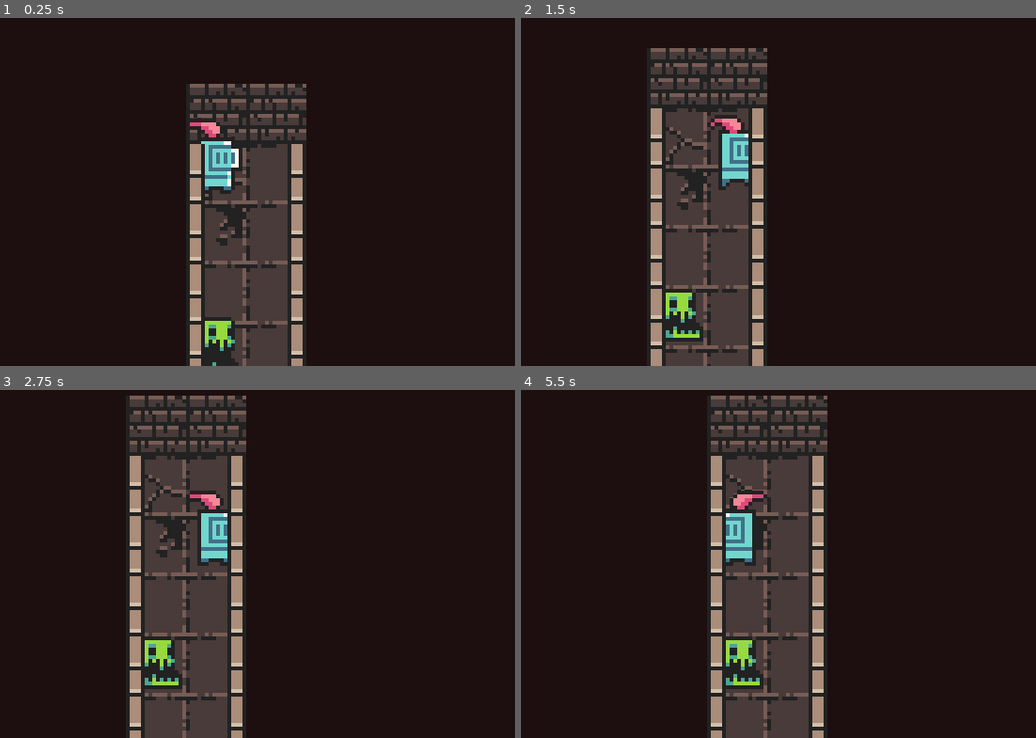
Above: before the commit, frames 1-4 (two rows, left to right).
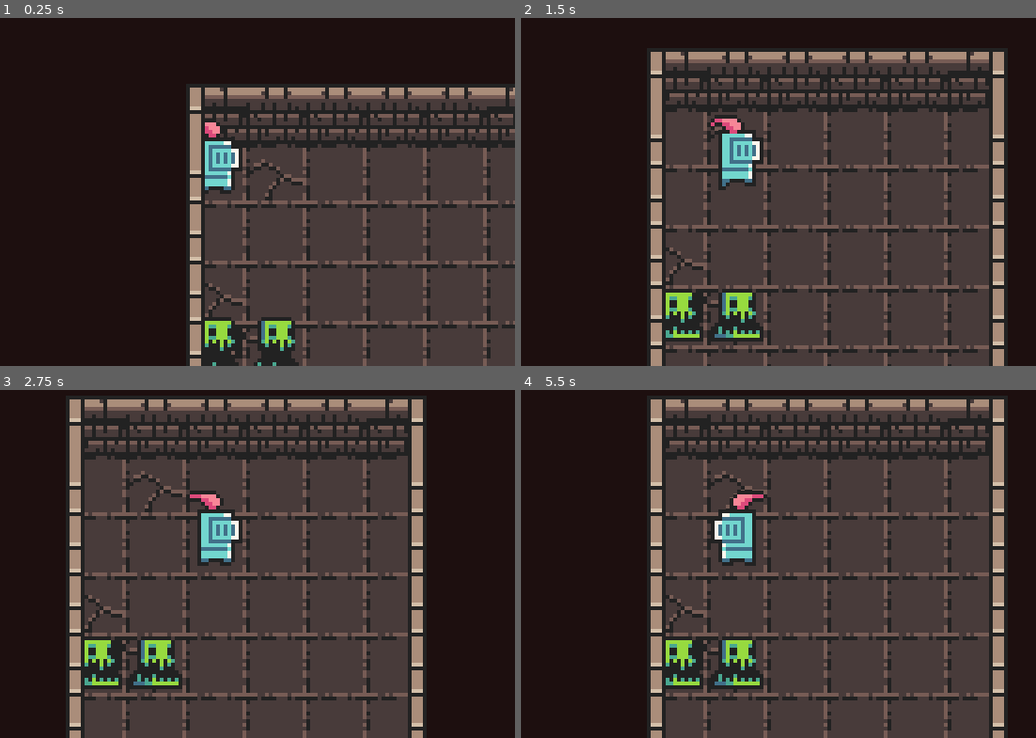
Above: after the commit, the same moments.

Repository: OliJeffery/Seven-Day-Roguelike
Game: Godot game, scene res://World.tscn
Same seed, same stepped clock (60 frames per second), same inputs: the game is played once before the commit and once after it.
Inputs:
- Up to frame 1 (0.25 s): no input
- Up to frame 2 (1.5 s): hold D (ui_right) 0.53-1.28 s; hold S (ui_down) from 1.28 s (still down)
- Up to frame 3 (2.75 s): tap Enter at 2 s; release S (ui_down) at 2.03 s; hold D (ui_right) from 2.03 s (still down)
- Up to frame 4 (5.5 s): release D (ui_right) at 2.78 s; hold W (ui_up) 2.78-3.53 s; hold A (ui_left) 3.53-5.03 s; hold S (ui_down) from 5.03 s (still down)

The runs differ from the first frame. In frame 1, 33% of the frame differs, in the area x 36-100%, y 18-100%; in frame 2, 41%; in frame 3, 43%, in the area x 13-83%, y 1-100%; in frame 4, 43%.

Commit message:
Wall edges

Diff:
--- a/RoomGenerator.tscn
+++ b/RoomGenerator.tscn
@@ -7,6 +7,7 @@
 [ext_resource path="res://Vertical walls.gd" type="Script" id=5]
 [ext_resource path="res://assets/wall_edges.png" type="Texture" id=6]
 [ext_resource path="res://Wall edges.gd" type="Script" id=7]
+[ext_resource path="res://assets/Corner.png" type="Texture" id=8]
 
 [sub_resource type="TileSet" id=1]
 1/name = "walls.png 1"
@@ -81,6 +82,20 @@
 2/shape_one_way_margin = 0.0
 2/shapes = [  ]
 2/z_index = 0
+3/name = "Corner.png 3"
+3/texture = ExtResource( 8 )
+3/tex_offset = Vector2( 0, 0 )
+3/modulate = Color( 1, 1, 1, 1 )
+3/region = Rect2( 0, 0, 16, 16 )
+3/tile_mode = 0
+3/occluder_offset = Vector2( 0, 0 )
+3/navigation_offset = Vector2( 0, 0 )
+3/shape_offset = Vector2( 0, 0 )
+3/shape_transform = Transform2D( 1, 0, 0, 1, 0, 0 )
+3/shape_one_way = false
+3/shape_one_way_margin = 0.0
+3/shapes = [  ]
+3/z_index = 0
 
 [node name="RoomGenerator" type="Node2D"]
 script = ExtResource( 1 )
--- a/Wall edges.gd
+++ b/Wall edges.gd
@@ -8,9 +8,19 @@
 	print(room.width)
 	print(room.height)
 	grid_size = get_parent().grid_size
+	# Top edges
 	for x in range(room.width-2):
-		set_cell(x+1, -2, 2)
+		set_cell(x+1, -1, 2, false, true)
 		set_cell(x+1, room.height-1, 2)
+	# Side edges
 	for y in range(room.height-1):
 		set_cell(0, y, 1)
 		set_cell(room.width-1, y, 1, true)
+	# Top left corner
+	set_cell(0, -1, 3)
+	# Bottom leftt corner
+	set_cell(0, room.height-1, 3, false, true)
+	# Top right corner
+	set_cell(room.width-1, -1, 3, true, false)
+	# Bottom right corner
+	set_cell(room.width-1, room.height-1, 3, true, true)
--- a/World.gd
+++ b/World.gd
@@ -9,8 +9,8 @@
 	var starting_room = room.instance()
 	starting_room.set_name("starting_room")
 	starting_room.grid_size = grid_size
-	#starting_room.width=6
-	#starting_room.height=6
+	starting_room.width=6
+	starting_room.height=6
 	add_child(starting_room)
 
 	var tilemap = starting_room.get_node('Floor')
Not shown: 1 places in RoomGenerator.tscn that only renumber resources
Binary file added: assets/Corner.png
Not shown, added: assets/Corner.png.import
Binary file changed: assets/wall_edges.png
